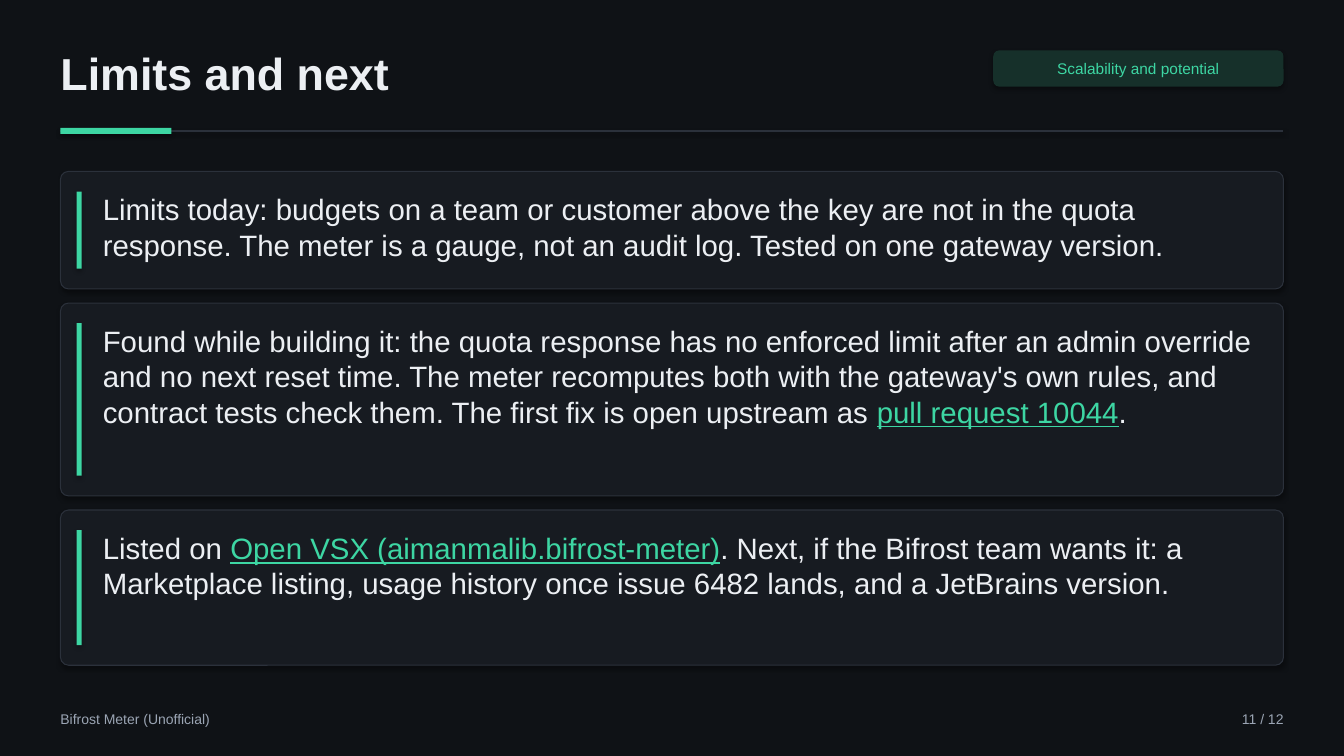
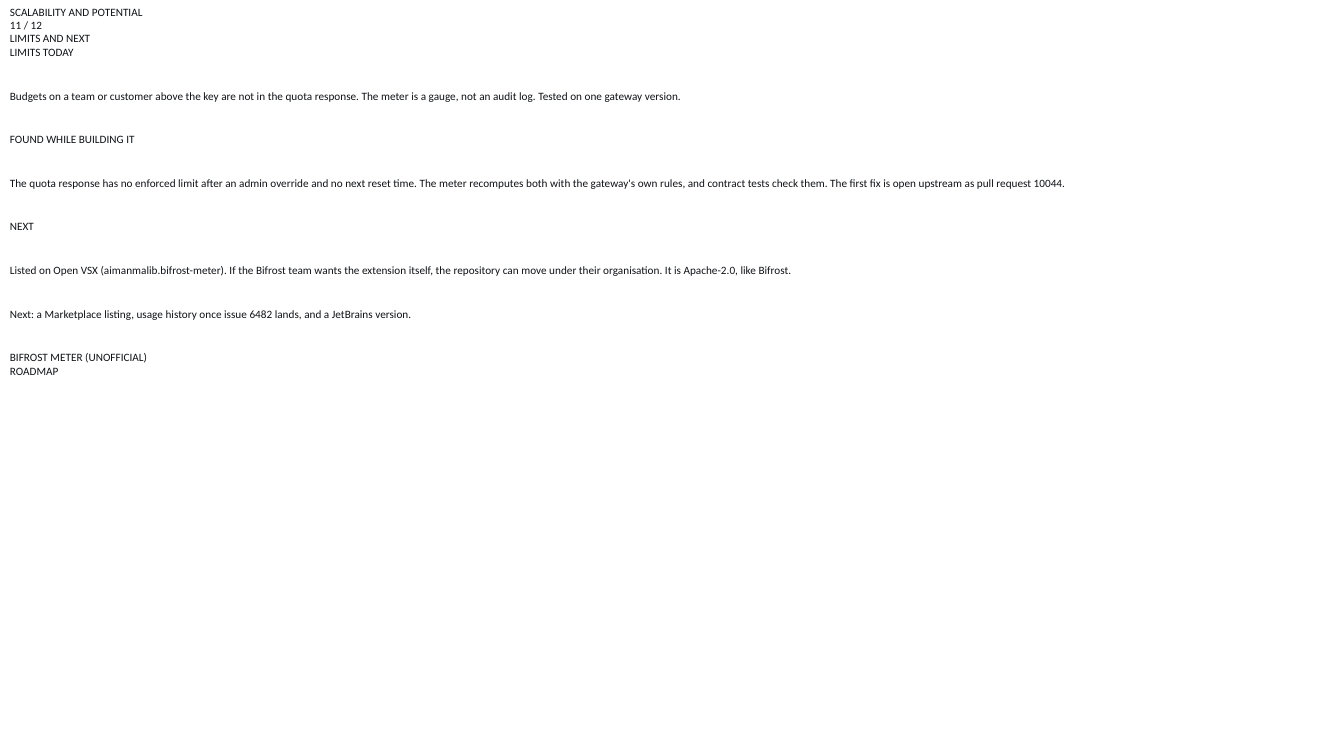
Before and after one commit to aimanmalib/bifrost-meter, a slide deck: slide 11 of deck/bifrost-meter.pptx. Drawn at 1344x756 pixels with LibreOffice and Linux fonts; fonts in the diff are those of the drawing; background and template pictures are left out. Boxes give left, top, right and bottom in pixels: in the first picture for what was removed or moved away, otherwise in the second. Text is boxed around its words. In the diff, an @@ line names an element or a change of style, - is before the commit and + after.

```diff
--- a/deck/bifrost-meter.pptx
+++ b/deck/bifrost-meter.pptx
@@ background #0F1216 to picture (left out) @@
@@ text at [10,8,1065,375]: text changed; size 21 to 8 pt; font Arial to Calibri; text colour #ECEFF3 to #0F1216 @@
-Found while building it: the quota response has no enforced limit after an admin override and no next reset time. The meter recomputes both with the gateway's own rules, and contract tests check them. The first fix is open upstream as pull request 10044.
+SCALABILITY AND POTENTIAL
+11 / 12
+LIMITS AND NEXT
+LIMITS TODAY
+Budgets on a team or customer above the key are not in the quota response. The meter is a gauge, not an audit log. Tested on one gateway version.
+FOUND WHILE BUILDING IT
+The quota response has no enforced limit after an admin override and no next reset time. The meter recomputes both with the gateway's own rules, and contract tests check them. The first fix is open upstream as pull request 10044.
+NEXT
+Listed on Open VSX (aimanmalib.bifrost-meter). If the Bifrost team wants the extension itself, the repository can move under their organisation. It is Apache-2.0, like Bifrost.
+Next: a Marketplace listing, usage history once issue 6482 lands, and a JetBrains version.
+BIFROST METER (UNOFFICIAL)
+ROADMAP
@@ text removed at [60,57,389,91] @@
-Limits and next
@@ rounded rectangle removed at [993,50,1284,87] @@
-Scalability and potential
@@ line removed from (60, 131) to (1284, 131) @@
@@ rectangle removed at [60,128,171,134] @@
@@ rounded rectangle removed at [60,171,1284,289] @@
@@ rectangle removed at [77,192,82,269] @@
@@ text removed at [103,198,1163,262] @@
-Limits today: budgets on a team or customer above the key are not in the quota response. The meter is a gauge, not an audit log. Tested on one gateway version.
@@ rounded rectangle removed at [60,303,1284,496] @@
@@ rectangle removed at [77,324,82,476] @@
@@ rounded rectangle removed at [60,510,1284,665] @@
@@ rectangle removed at [77,530,82,645] @@
@@ text removed at [103,537,1182,600] @@
-Listed on Open VSX (aimanmalib.bifrost-meter). Next, if the Bifrost team wants it: a Marketplace listing, usage history once issue 6482 lands, and a JetBrains version.
@@ text removed at [60,714,209,727] @@
-Bifrost Meter (Unofficial)
@@ text removed at [1242,714,1284,724] @@
-11 / 12
```
Also in this commit, not shown: 11 other slides changed, 3 other files.
